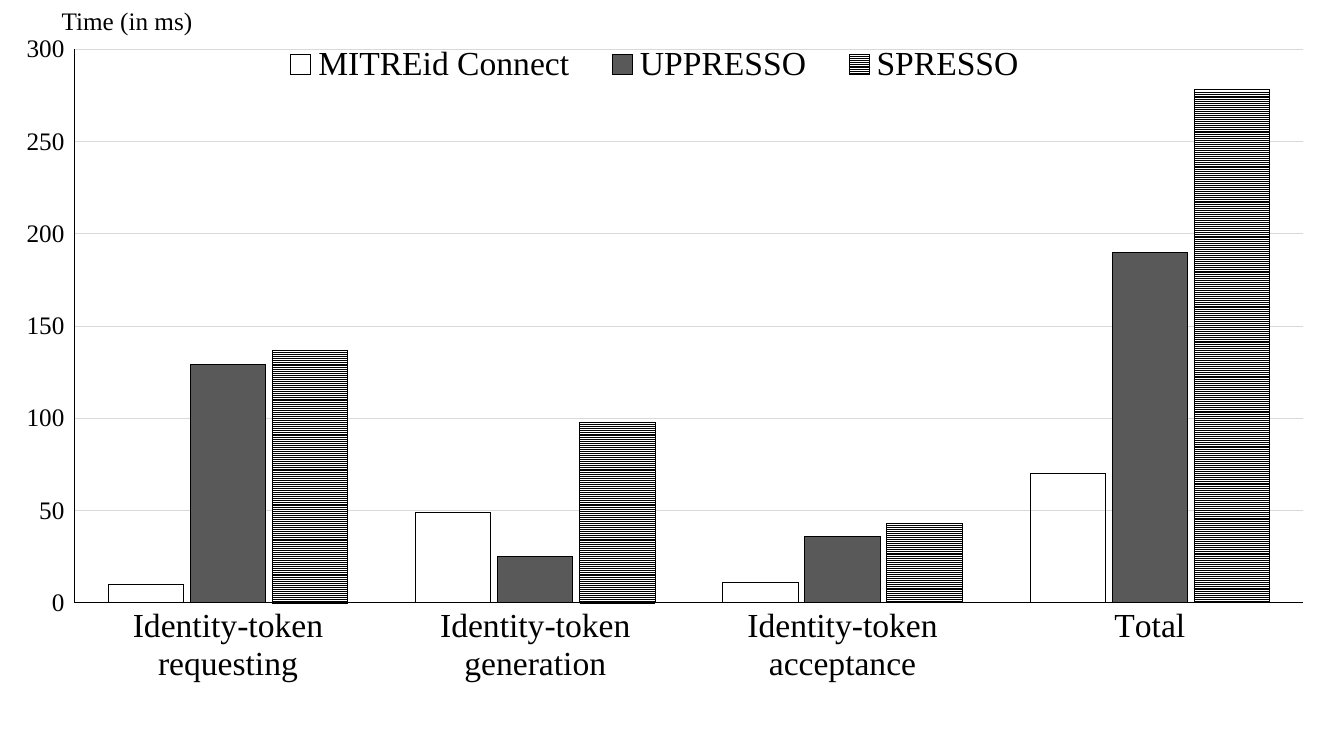
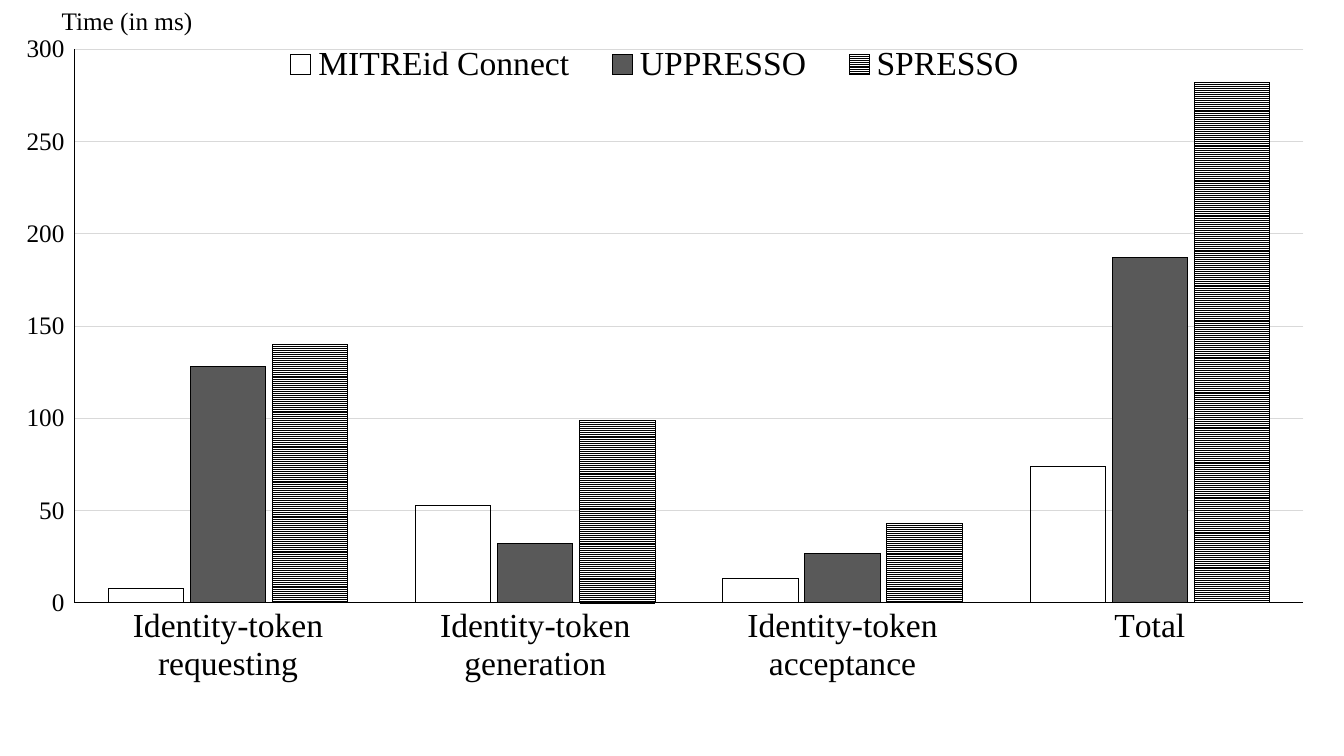
Before and after one commit to cqguo/UPPRESSO, a slide deck: slide 1 of fig/evaluation-nocache-LAN.pptx. Drawn at 1344x756 pixels with LibreOffice and Linux fonts; fonts in the diff are those of the drawing. Boxes give left, top, right and bottom in pixels: in the first picture for what was removed or moved away, otherwise in the second. Text is boxed around its words. In the diff, an @@ line names an element or a change of style, - is before the commit and + after.

```diff
--- a/fig/evaluation-nocache-LAN.pptx
+++ b/fig/evaluation-nocache-LAN.pptx
@@ column chart at (0, 21, 1331, 756) @@
-MITREid Connect: 10, 49, 11, 70
+MITREid Connect: 8, 53, 13, 74
-UPPRESSO: 129, 25, 36, 190
+UPPRESSO: 128, 32, 27, 187
@@ SPRESSO, Identity-token requesting: 137 to 140 @@
@@ SPRESSO, Identity-token generation: 98 to 99 @@
@@ SPRESSO, Total: 278 to 282 @@
```
Also in this commit, not shown: 4 other files.
